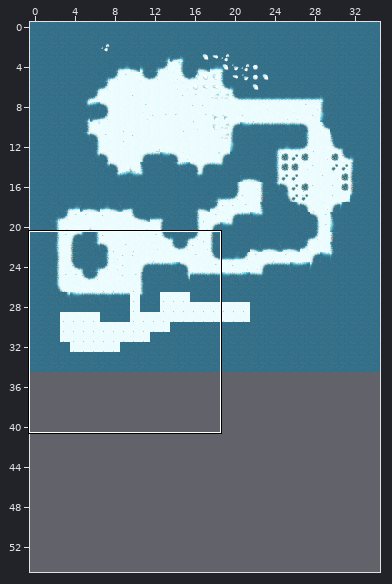
One commit to this Tiled map (JSON): src/Erik/assets/tilemaps/iceworld.json. The picture above shows the old version from afar; the outline marks the close-up.
Close-up. Before the commit:
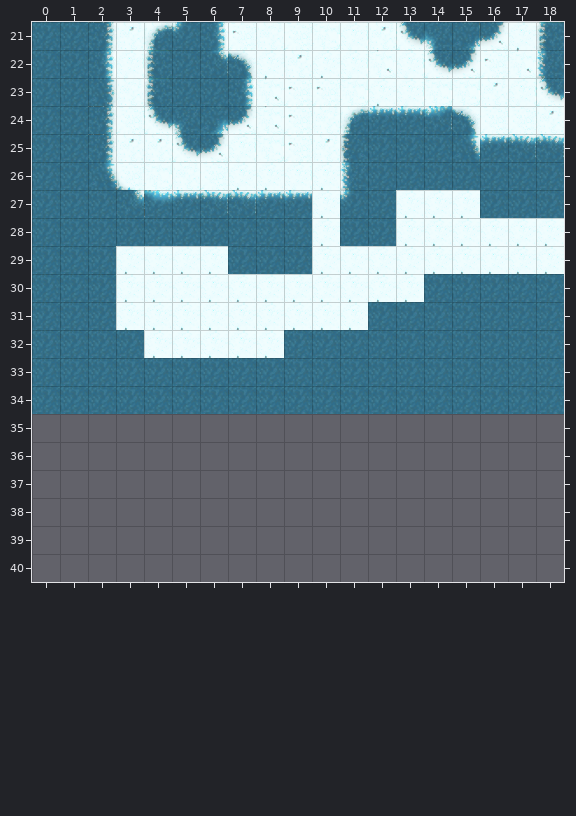
Cells are 32x32 px. Shown: x 0..18, y 21..40. The commit also changed other parts of the map, which this record leaves out. The old version is drawn lined up with the new one.
After:
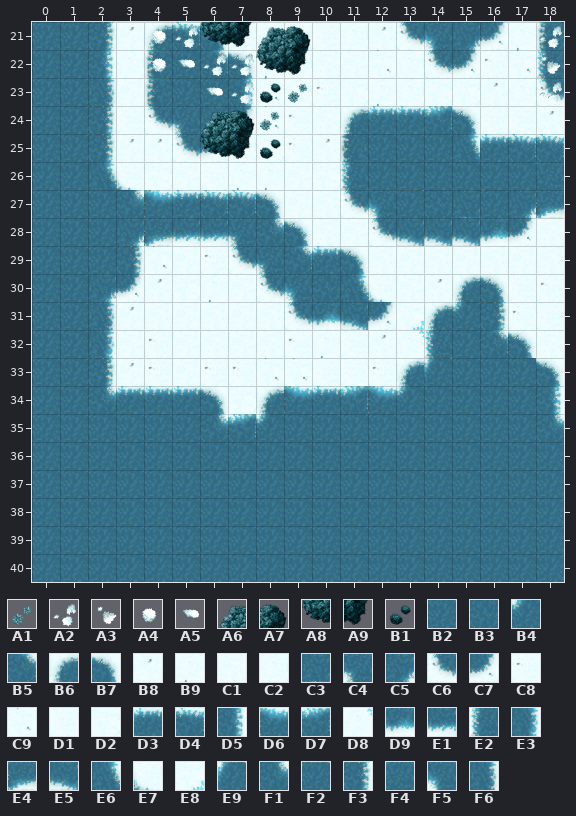
Key: from "terrain-assets": A1 1, A2 2, A3 4, A4 5, A5 6, A6 36, A7 37, A8 48, A9 49, B1 52; from "winter-tiles-v5": B2 0, B3 1, B4 2, B5 3, B6 4, B7 5, B8 6, B9 7, C1 8, C2 9, C3 13, C4 14, C5 15, C6 16, C7 17, C8 18, C9 19, D1 20, D2 21, D3 24, D4 25, D5 27, D6 28, D7 29, D8 33, D9 36, E1 37, E2 38, E3 39, E4 40, E5 41, E6 43, E7 44, E8 45, E9 48, F1 51, F2 52, F3 57, F4 60, F5 64, F6 69.
__ is an empty cell.
Tiles replaced or removed in this view: B2, B4, B8, B9, C1, C2, C8, D1, D2, D3, D5.
The edit:
Changed rows in their new state; .. is an unchanged cell.
map size 35x35 -> 35x55 cells
Layer "Background":
first column x 0:
21 .. .. .. .. .. D4 B7 .. B8 C2 D1 .. .. .. .. .. .. .. ..
22 .. .. .. .. .. .. .. .. .. C2 C1 C1 .. .. .. .. .. .. ..
23 .. .. .. .. .. .. .. .. .. C2 .. .. .. .. .. .. .. .. ..
26 .. .. .. .. .. .. .. .. .. C1 .. .. .. .. .. .. .. .. F4
27 .. .. .. .. .. .. .. .. B7 C1 C1 C6 F5 F2 B3 C3 .. C5 E4
28 .. .. .. C5 E4 E1 E1 C4 F1 B7 C1 C1 C6 E5 E5 E5 D9 C7 C1
29 .. .. .. F3 C9 C1 C8 C6 C4 B5 D3 B7 C1 C1 C1 C1 C1 C1 C1
30 .. .. C5 C7 B8 D2 .. C1 C6 F5 B3 E6 E7 C1 B8 B6 B7 D1 C8
31 .. .. F6 B8 C1 C1 C1 C1 C1 C6 D9 E5 C7 E8 B6 B4 F3 C8 D1
32 .. .. E3 C1 C8 C1 C1 C1 C1 C8 B9 D1 B8 D8 E2 .. B5 B7 C1
33 .. .. F3 B8 C8 C1 C8 C8 C9 C9 D1 D1 C8 B6 E9 .. .. .. B7
34 .. .. F1 D3 D3 D3 B7 D2 B6 D6 D3 D7 D6 B4 .. .. .. .. D5
35 B2 B2 B2 B2 B2 B2 F1 D7 B4 B2 B2 B2 B2 B2 B2 B2 B2 B2 F1
36 B2 B2 B2 B2 B2 B2 B2 B2 B2 B2 B2 B2 B2 B2 B2 B2 B2 B2 B2
37 B2 B2 B2 B2 B2 B2 B2 B2 B2 B2 B2 B2 B2 B2 B2 B2 B2 B2 B2
38 B2 B2 B2 B2 B2 B2 B2 B2 B2 B2 B2 B2 B2 B2 B2 B2 B2 B2 B2
39 B2 B2 B2 B2 B2 B2 B2 B2 B2 B2 B2 B2 B2 B2 B2 B2 B2 B2 B2
40 B2 B2 B2 B2 B2 B2 B2 B2 B2 B2 B2 B2 B2 B2 B2 B2 B2 B2 B2
Layer "terrain assets":
first column x 3:
21 .. A4 A2 A8 A9 A6 A7 .. .. .. .. .. .. .. .. A2
22 .. A4 A5 A2 A2 A8 A9 .. .. .. .. .. .. .. .. A3
23 .. .. .. A5 A2 B1 A1 .. .. .. .. .. .. .. .. A2
24 .. .. .. A6 A7 A1 .. .. .. .. .. .. .. .. .. ..
25 .. .. .. A8 A9 B1 .. .. .. .. .. .. .. .. .. ..
26 .. .. .. .. .. .. .. __ .. .. .. .. .. .. .. ..
27 .. .. .. .. .. .. .. __ .. .. __ __ __ .. .. ..
28 .. .. .. .. .. .. .. __ .. .. __ __ __ __ __ __
29 __ __ __ __ .. .. .. __ __ __ __ __ __ __ __ __
30 __ __ __ .. __ __ __ __ __ __ __ .. .. .. .. ..
31 __ __ __ __ __ __ __ __ __ .. .. .. .. .. .. ..
32 .. __ __ __ __ __ .. .. .. .. .. .. .. .. .. ..
